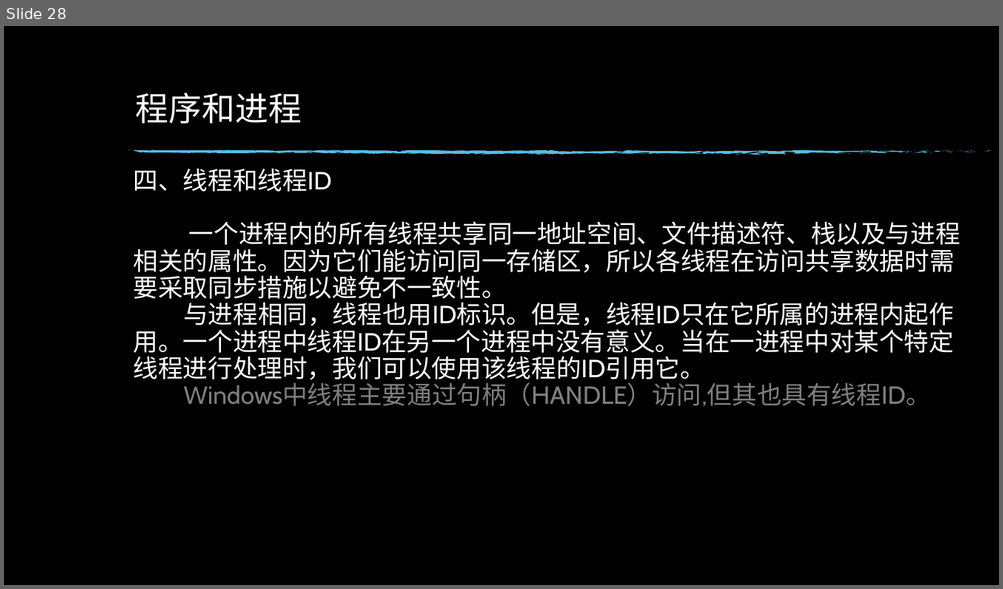
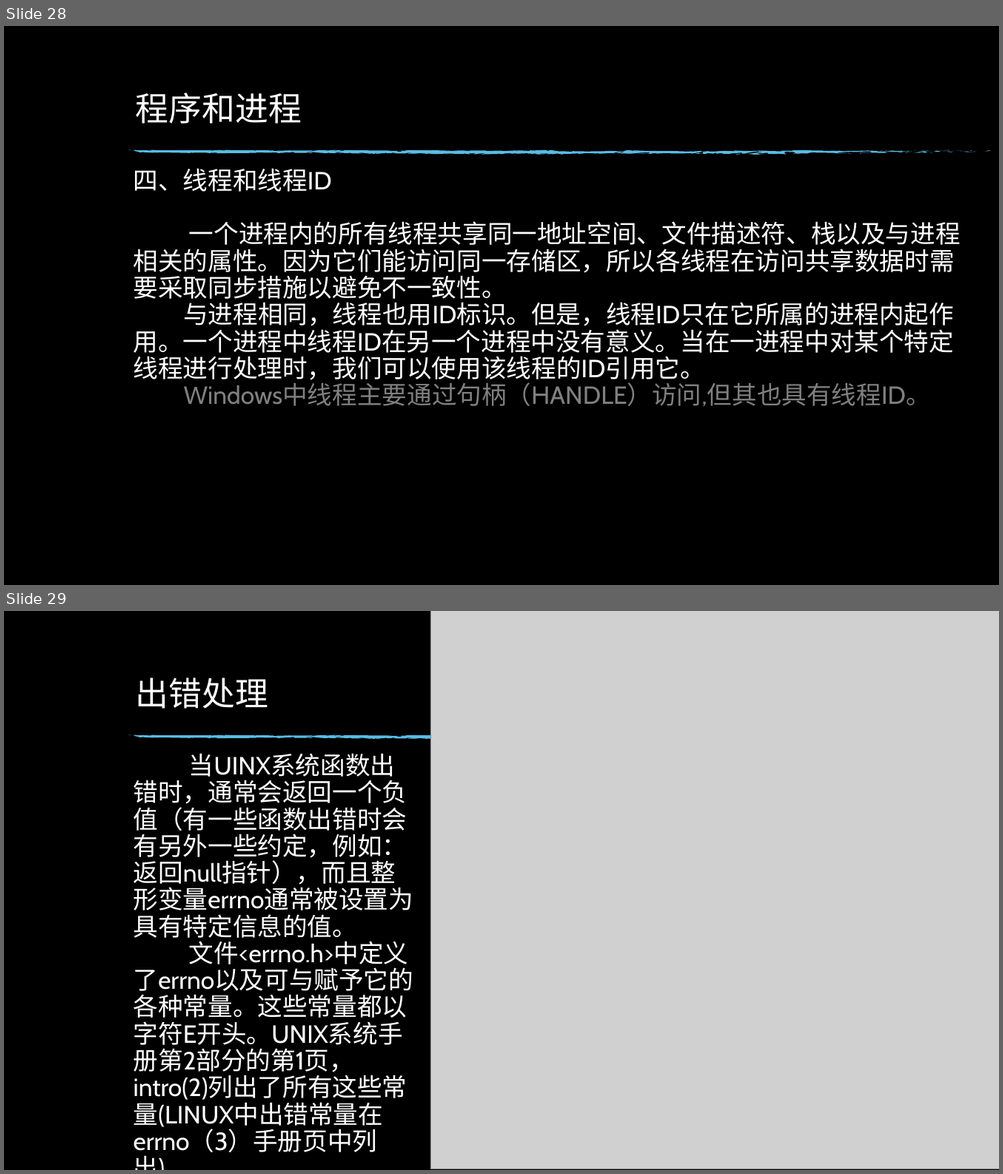
Before and after one commit to hym-dn/APUE, a slide deck: Doc/UNIX开发01.pptx. Shown one above the other, each under a label of ours: slide 28 before the commit, slides 28 and 29 after it. The pictures are 1003x589 and 1003x1174 pixels, drawn with LibreOffice and Linux fonts; fonts in the diff are those of the drawing; grey boxes stand for pictures; background and template pictures are left out. Boxes give left, top, right and bottom in pixels: in the first picture for what was removed or moved away, otherwise in the second. Text is boxed around its words. In the diff, an @@ line names an element or a change of style, - is before the commit and + after.

```diff
--- a/Doc/UNIX开发01.pptx
+++ b/Doc/UNIX开发01.pptx
@@ slide 29 added at (x1=4, y1=611, x2=999, y2=1170), background picture (left out); not listed: 6 template elements that a slide beside it also shows @@
@@ picture added at (x1=430, y1=611, x2=999, y2=1170) @@
@@ title added at (x1=136, y1=678, x2=268, y2=709), 32 pt, text #FFFFFF @@
+出错处理
@@ text added at (x1=134, y1=753, x2=414, y2=1156), 24 pt, text #FFFFFF @@
+当UINX系统函数出错时，通常会返回一个负值（有一些函数出错时会有另外一些约定，例如：返回null指针），而且整形变量errno通常被设置为具有特定信息的值。
+文件<errno.h>中定义了errno以及可与赋予它的各种常量。这些常量都以字符E开头。UNIX系统手册第2部分的第1页，intro(2)列出了所有这些常量(LINUX中出错常量在errno（3）手册页中列出)。
```
Also in this commit, not shown: 6 other slides added, 1 slide removed.
